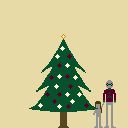
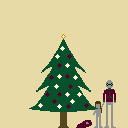
Layers edited between the first and the second 128 x 128 image:
painted on "Layer #4" over [76, 120, 92, 128]
